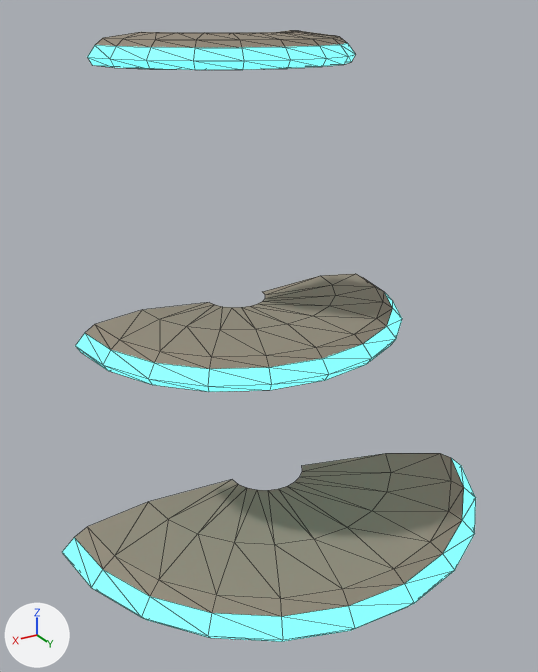
An edit to the Blender file assets/models/glowing_mushroom/blender/shelf_v01.blend, drawn before and after from the same camera.
One viewpoint serves both versions: a 50 mm lens placed at (1.09, 2.07, 1.87), pointed at (0.03, 0.32, 0.99). Arrows for +X, +Y and +Z are at lower left; the lights stay in place. The older version comes first. Mesh edges are drawn as thin lines.

Names of what the first picture shows: 'mushroom_shelf_flesh_nocol', 'mushroom_shelf_glow_nocol'.
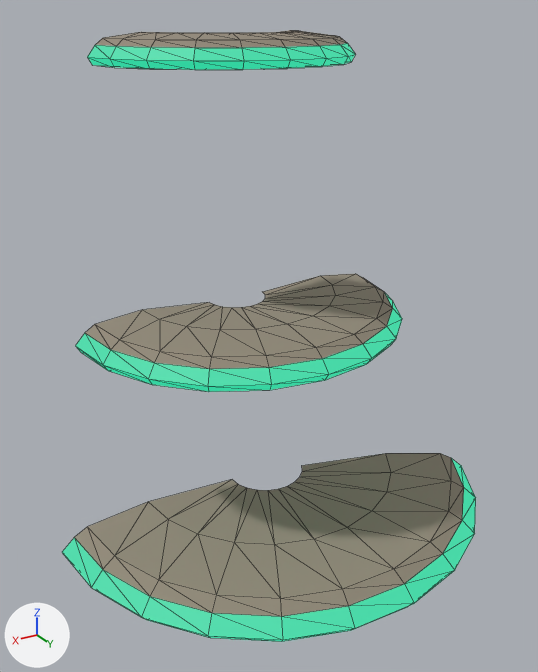
Where the change shows, as pixel boxes (x1, y1, x2, y2) in the pictures (538 x 672 px):
'mushroom_shelf_glow_nocol', recoloured, surface changed
    both: (62, 43, 476, 642)

The change, as a list of edits to the scene's bpy script:
```text
Change mat_mushroomglow_shelf_v01:
    mat_mushroomglow_shelf_v01.emission_color: (0.168, 1.0, 0.905) -> (0.0126, 0.631, 0.328)  # cyan #72fff4 -> green #1dd09b
    mat_mushroomglow_shelf_v01.emission_strength: 1.226 -> 1.0
```
